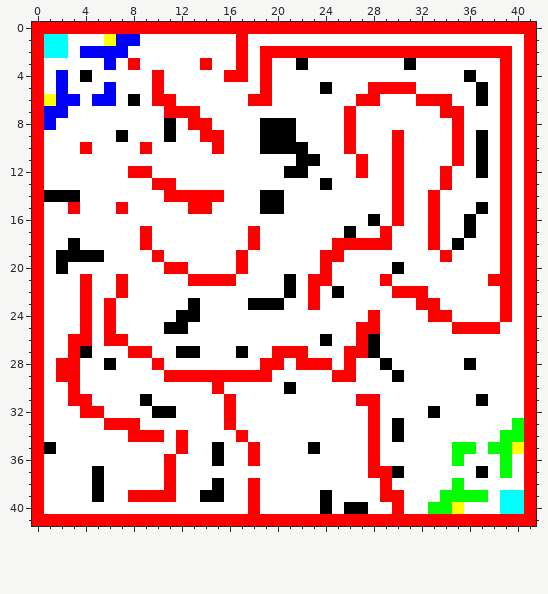
A pixel-art sprite gets an edit: Maturarbeit android project/app/src/main/res/drawable-nodpi/test_map_3.png. Above, as it was before the edit.
The file is 42x42 pixels. Colours within 5 levels of each other are drawn and written as one.
Once edited:
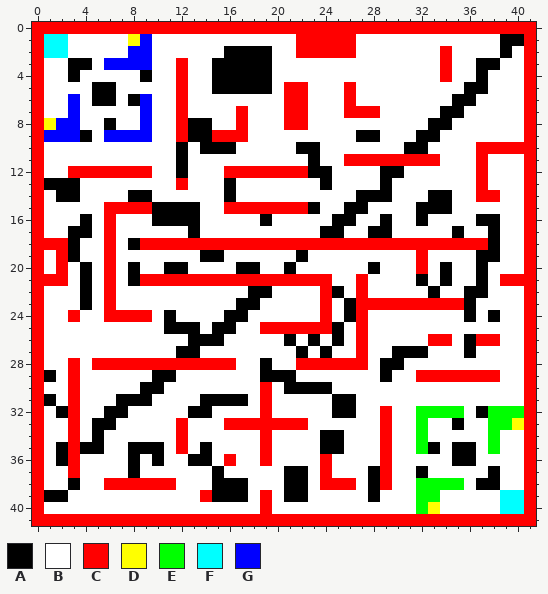
Palette (. is transparent): A #000000  B #ffffff  C #ff0000  D #ffff00  E #00ff00  F #00ffff  G #0000ff
From the commit log: reworked map and hitbox
Change:
Changed rows in their new state; - is an unchanged pixel.
first column x 1:
 1 -----BBDG-------B----CCCCC------------AA
 2 ---BBBBGG------AAAABB-----BBBBBBB-BBBBA-
 3 --AA--GGG--C-BAAAAA--B--------B--C--AAB-
 4 -BAB----AB-C--AAAAA--------------C-BA-B-
 5 -B--AA---B-C--AAAAA-CC-B-C-BBBB----A--B-
 6 BB--AA--GBBC-----BB-CC---CBB---BBBAAB-B-
 7 BBG-----G-B-B---C---CC----CC-----AA---B-
 8 DGG--A--G-BCAA--C-BBCC---B------AAB---B-
 9 GGGA-GGGG-BCAA-CC-BBB----BAA-B-AA-B-B-B-
10 ---B----B--A-AAA--BBB-A--B---BAA--B-CC-C
11 -----------A---------B---C-CC-CCC-B-C-B-
12 --CCCCC----A---CCCCCCCAA--B-AA---B--C-B-
13 AAA------BBC---A------------AB---B--C-B-
14 B------AA-BBBBBA--BB------AAAB--AA--CCB-
15 --B--C-CCAAAAB-CCCCCCCA--AA--B-AAA--B-B-
16 ---A-C---AAAA-----A-----AA-BAB-AB--BAAB-
17 --AA-C--B---A----B-----AAB-AA---B-AB-AB-
18 CC---C-A-CCCCCCCC-CCCCCC-----CCC-CCCCAB-
19 -C-BBC---B---AA-B----A-BB------C-B--AAB-
20 -C-A-C-A--AA----AA--A--B---A-B-C-A--A-B-
21 CC-A-CBACCCC----CCCCCC----C-B--A-A--AB-C
22 ---A-CB----------AA-B-BC--C--BBBA--AA-B-
23 ---A--------B---A-BB--BC-ACCCCC--CCA--B-
24 --CB--CCC-ABB--AA------C-ACB----BB-A-AB-
25 ---B-B------A-AA--CCCCCCA--B------BBBB--
26 --BB-BB-----AAA-----A-ABA--B----CC-ACC--
27 --BB---BB-------B--BBA-A-B-B-AAA---A----
28 -B--CCCCC-CCCCCC--AB----C-C--A-----B----
29 AB-------AABBBBBBBAAA---BB--AB-CCCCCCC--
30 --------AA----B---C--AAA----------------
31 A--B--AA-----AAAA-C-----AABB--------B---
32 -ACBBAA--BB-AA-B--C-----AA-BC--EEEE-AEEE
33 --C-AABB---C----CCCCCC-----BCB-E--A--EED
34 --C-A--BBB------B-C----AA--BCB-E-----EBB
35 BACAA--AAA---AB--BC---BAA--BC--EA-AA--BB
36 -AC----A-AB-AABC-BC----C---BC-----AA--B-
37 --C-B--A--B---A-----AA-C---A-B-A----BAB-
38 --A-BCCCCC-----AAB--AA-CCC-A---EEE--AA--
39 AA--B--BBBB--C-AABC-AA-B---ABB-EEBBBB---
40 -----------------BC----B-BB--B-EDBB-----
Changed places in both pictures, as pixel boxes (x1, y1, x2, y2):
changed: (44, 34, 524, 514)
